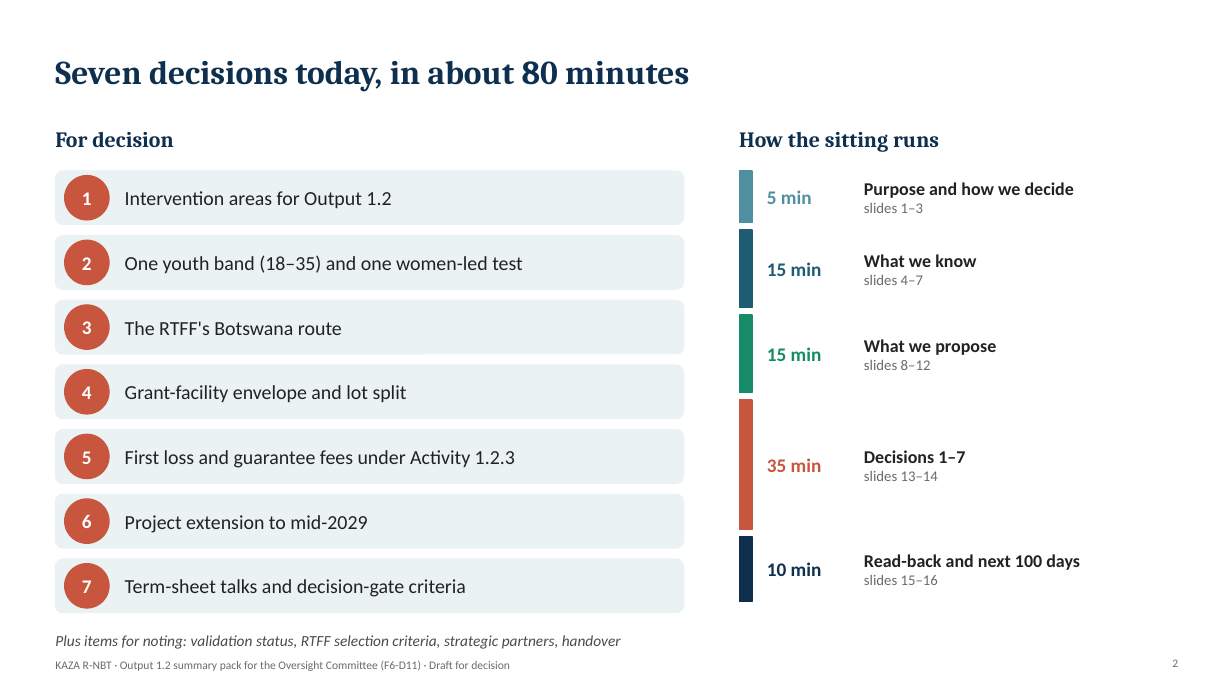
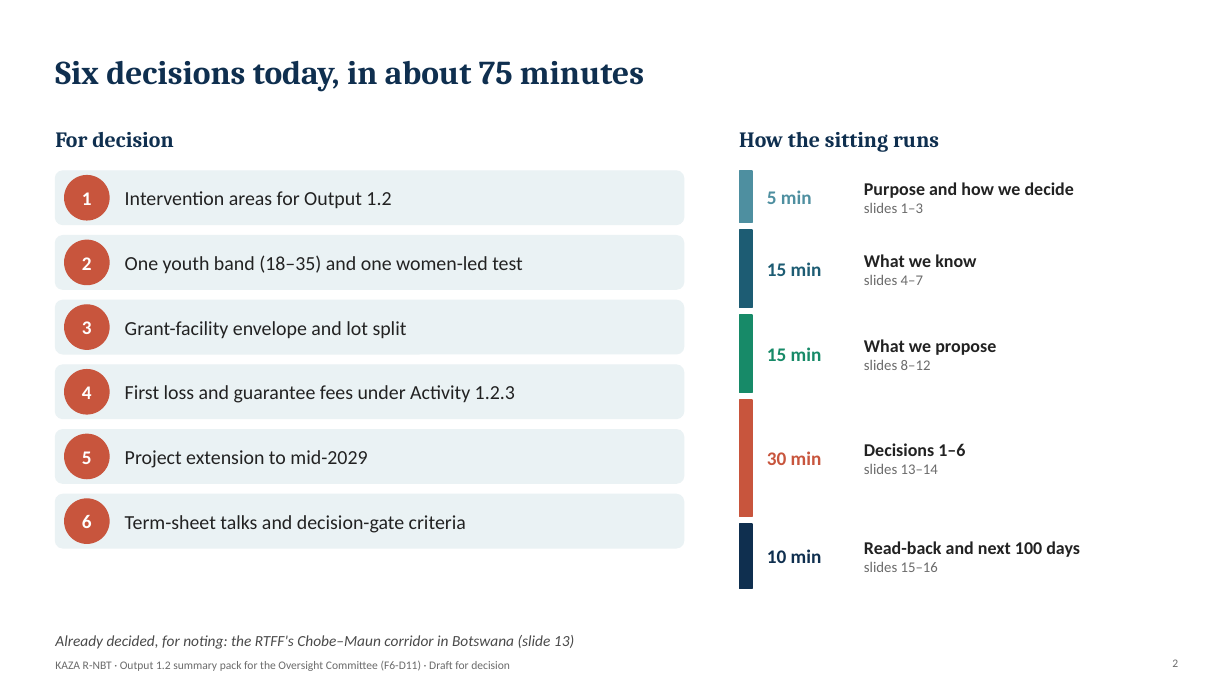
Before and after one commit to modestanz/GIZ-Works, a slide deck: slide 2 of deliverables/F6-D11_Output_1.2_Summary_Pack_Oversight_Committee.pptx. Drawn at 1232x693 pixels with LibreOffice and Linux fonts; fonts in the diff are those of the drawing; background and template pictures are left out. Boxes give left, top, right and bottom in pixels: in the first picture for what was removed or moved away, otherwise in the second. Text is boxed around its words. In the diff, an @@ line names an element or a change of style, - is before the commit and + after.

```diff
--- a/deliverables/F6-D11_Output_1.2_Summary_Pack_Oversight_Committee.pptx
+++ b/deliverables/F6-D11_Output_1.2_Summary_Pack_Oversight_Committee.pptx
@@ title at <box>55,61,644,92</box>: text changed @@
-Seven decisions today, in about 80 minutes
+Six decisions today, in about 75 minutes
@@ text removed at <box>125,321,342,335</box> @@
-The RTFF's Botswana route
@@ rectangle: place and size @@
-rectangle at <box>739,400,752,530</box>
+rectangle at <box>739,400,752,517</box>
@@ text at <box>864,443,965,456</box>: text changed @@
-Decisions 1–7
+Decisions 1–6
@@ text at <box>767,451,822,465</box>: text changed @@
-35 min
+30 min
@@ 4 texts: place and size @@
-4 texts at <box>125,385,515,597</box>
+4 texts at <box>125,321,515,533</box>
@@ 2 texts, 1 rectangle: place and size @@
-2 texts, 1 rectangle at <box>739,537,1080,602</box>
+2 texts, 1 rectangle at <box>739,524,1080,589</box>
@@ rounded rectangle removed at <box>55,559,684,613</box> @@
@@ ellipse removed at <box>65,564,109,608</box> @@
@@ text removed at <box>82,580,92,593</box> @@
-7
@@ text at <box>55,635,574,649</box>: text changed @@
-Plus items for noting: validation status, RTFF selection criteria, strategic partners, handover
+Already decided, for noting: the RTFF's Chobe–Maun corridor in Botswana (slide 13)
```
Also in this commit, not shown: 12 other slides changed, 14 other files.
